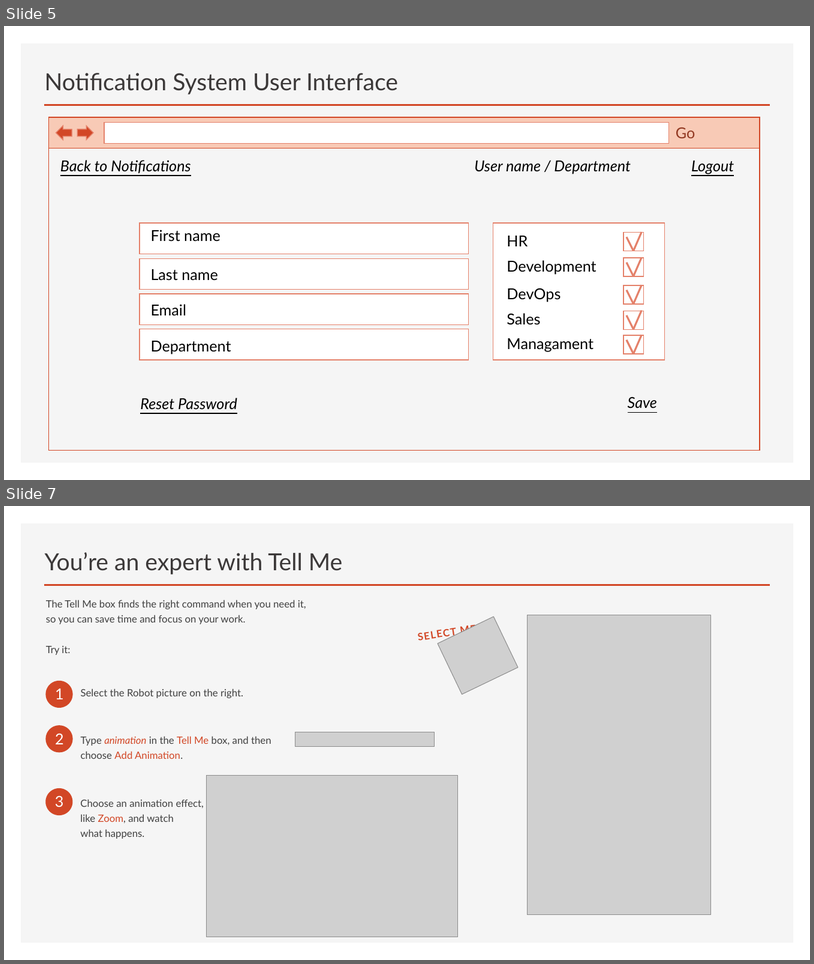
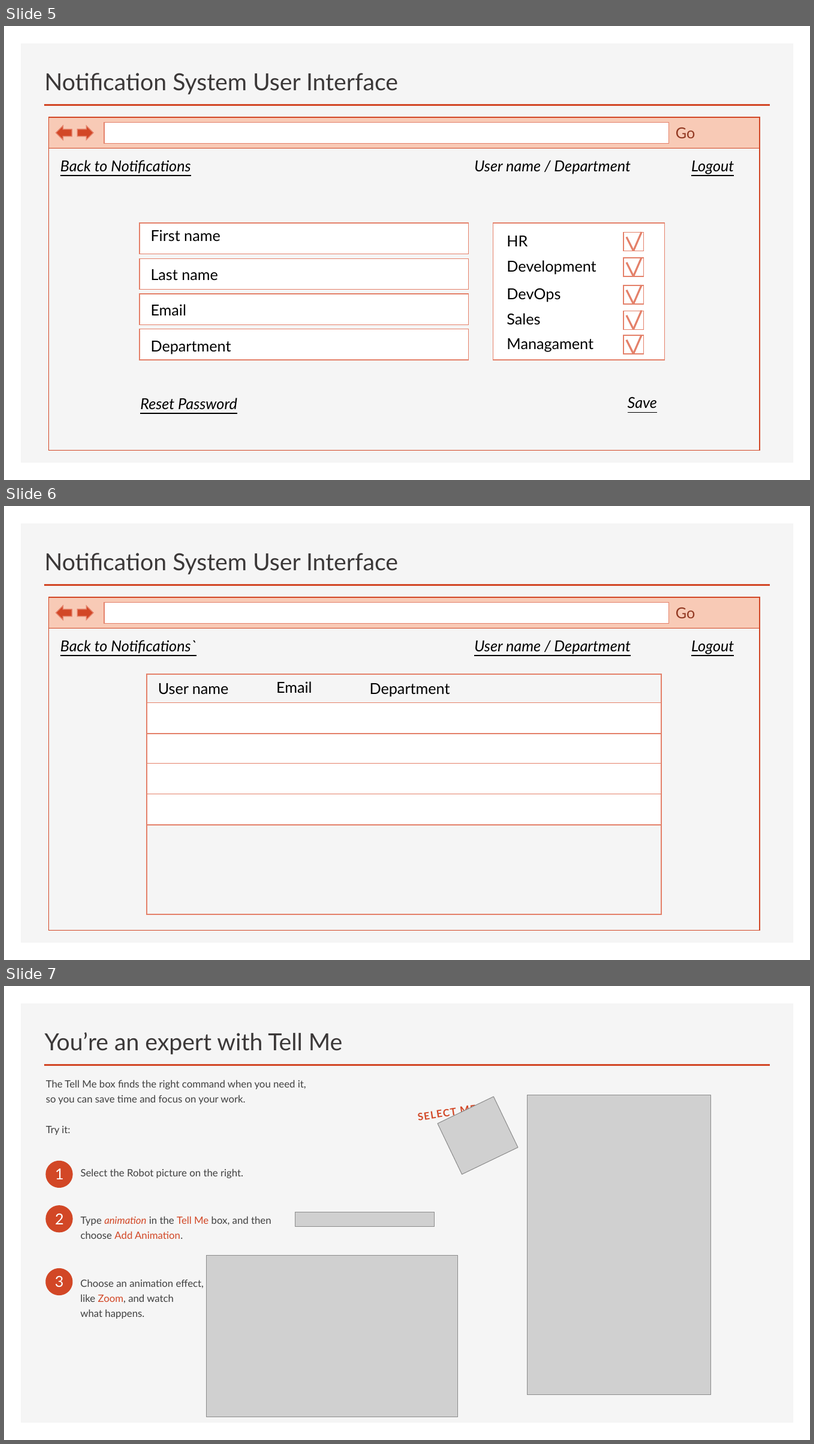
Before and after one commit to IamhereTeam/NotificationSystem, a slide deck: SS-NotificationSystem Architecture Review.pptx. Shown one above the other, each under a label of ours: slides 5 and 7 before the commit, slides 5, 6 and 7 after it; the slides between them are not shown. The pictures are 814x964 and 814x1444 pixels, drawn with LibreOffice and Linux fonts; fonts in the diff are those of the drawing; grey boxes stand for pictures. Boxes give left, top, right and bottom in pixels: in the first picture for what was removed or moved away, otherwise in the second. Text is boxed around its words. In the diff, an @@ line names an element or a change of style, - is before the commit and + after.

```diff
--- a/SS-NotificationSystem Architecture Review.pptx
+++ b/SS-NotificationSystem Architecture Review.pptx
@@ slide 6 added at (4, 506, 810, 960), background #FFFFFF; not listed: 2 template elements that a slide beside it also shows @@
@@ title added at (45, 553, 398, 574), 28 pt, text #3B3838 @@
+Notification System User Interface
@@ rectangle added at (49, 597, 760, 930), outline #D24726 1 pt @@
@@ rectangle added at (49, 597, 760, 628), fill #F8CAB6, outline #D24726 1 pt @@
@@ right arrow added at (56, 606, 72, 620), fill #D24726, outline #E4816A 1 pt @@
@@ right arrow added at (77, 606, 93, 620), fill #D24726, outline #E4816A 1 pt @@
@@ rectangle added at (104, 602, 669, 623), fill #FFFFFF, outline #E4816A 1 pt @@
@@ text added at (676, 607, 696, 618), 18 pt, text #923922 @@
+Go
@@ text added at (60, 640, 197, 653), 18 pt, text #000000, italic, underline @@
+Back to Notifications`
@@ text added at (474, 640, 630, 654), 18 pt, text #000000, italic, underline @@
+User name / Department
@@ text added at (692, 640, 734, 654), 18 pt, text #000000, italic, underline @@
+Logout
@@ rectangle added at (147, 674, 662, 915), outline #E4816A 1 pt @@
@@ rectangle added at (147, 674, 662, 705), outline #E4816A 1 pt @@
@@ text added at (158, 683, 229, 694), 18 pt, text #000000 @@
+User name
@@ text added at (276, 681, 312, 693), 18 pt, text #000000 @@
+Email
@@ text added at (370, 683, 450, 697), 18 pt, text #000000 @@
+Department
@@ rectangle added at (147, 703, 662, 733), fill #FFFFFF, outline #E4816A 1 pt @@
@@ rectangle added at (147, 733, 662, 765), fill #FFFFFF, outline #E4816A 1 pt @@
@@ rectangle added at (147, 763, 662, 794), fill #FFFFFF, outline #E4816A 1 pt @@
@@ rectangle added at (147, 794, 662, 825), fill #FFFFFF, outline #E4816A 1 pt @@
```
Also in this commit, not shown: 1 slide changed, 1 slide removed, 19 other files.
